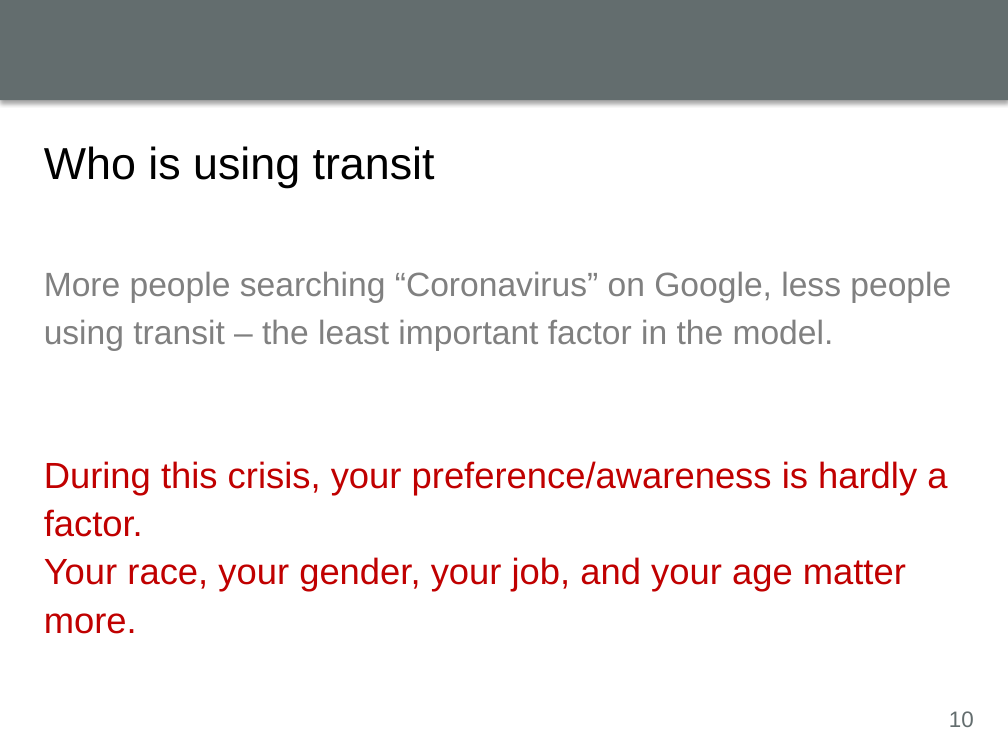
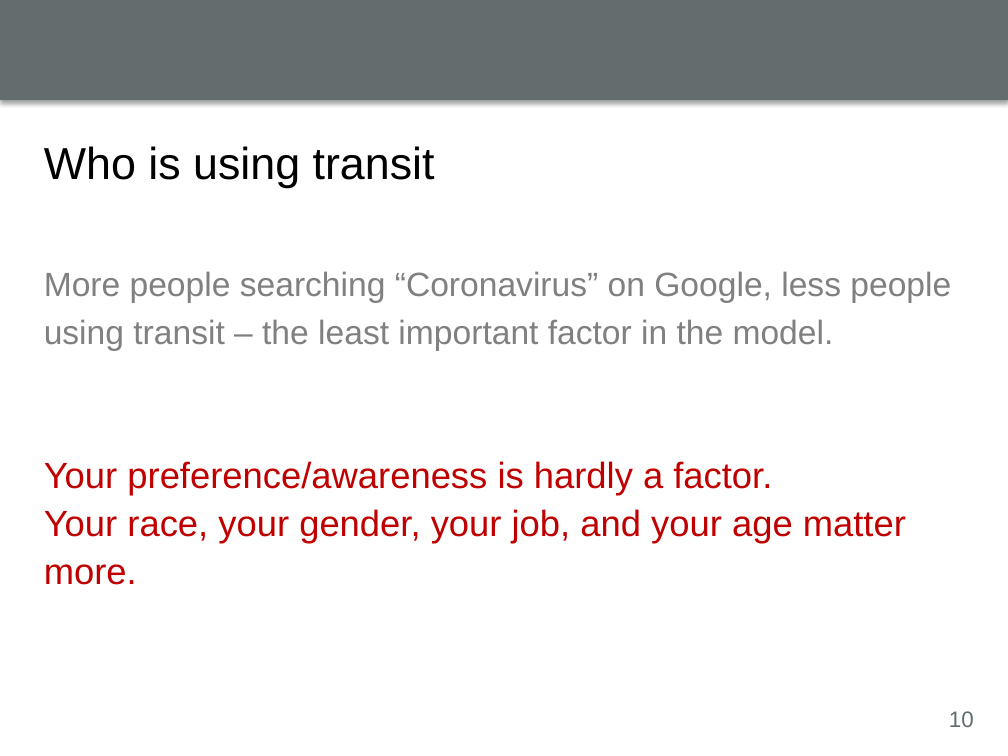
Before and after one commit to luyuliu/COVID-Transit-Demand, a slide deck: slide 10 of doc/lightning_talk.pptx. Drawn at 1008x756 pixels with LibreOffice and Linux fonts; fonts in the diff are those of the drawing; background and template pictures are left out. Boxes give left, top, right and bottom in pixels: in the first picture for what was removed or moved away, otherwise in the second. Text is boxed around its words. In the diff, an @@ line names an element or a change of style, - is before the commit and + after.

```diff
--- a/doc/lightning_talk.pptx
+++ b/doc/lightning_talk.pptx
@@ text at [44, 461, 772, 496]: text changed @@
-During this crisis, your preference/awareness is hardly a factor.
+Your preference/awareness is hardly a factor.
```
Also in this commit, not shown: 5 other slides changed.
